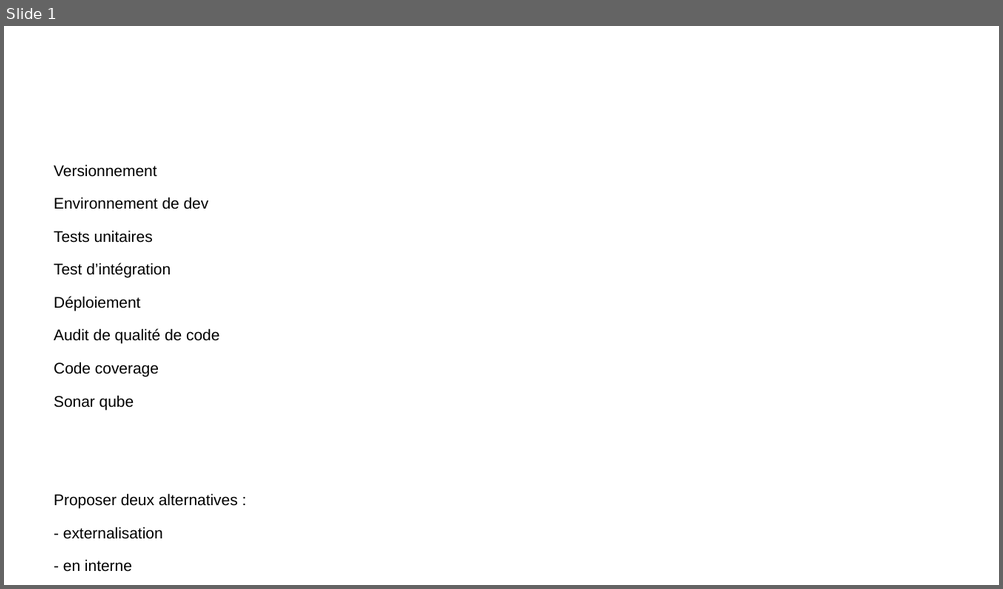
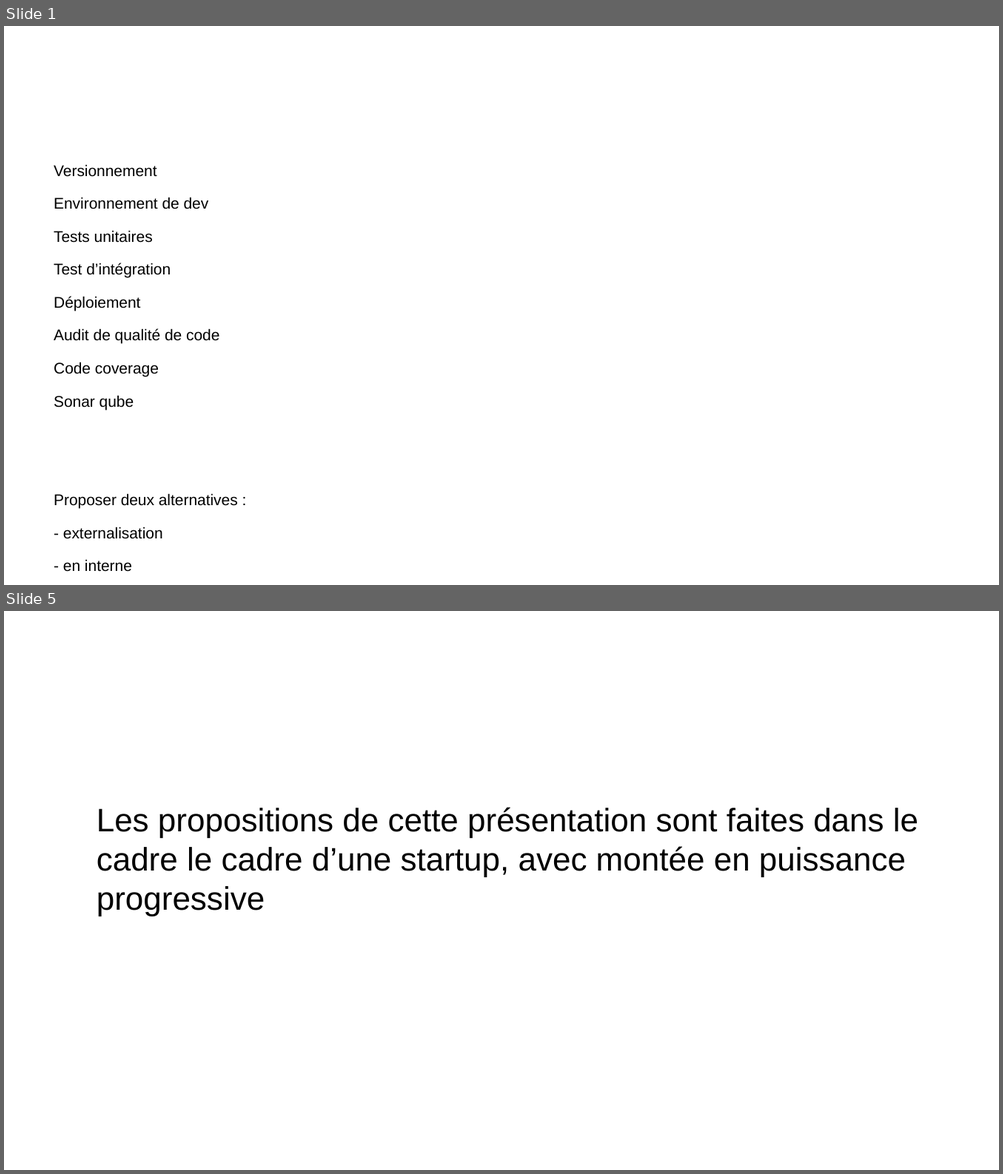
Before and after one commit to remipassmoilesel/ci-cd-plan, a slide deck: ci-cd-plan.odp. Shown one above the other, each under a label of ours: slide 1 before the commit, slides 1 and 5 after it; the slides between them are not shown. The pictures are 1003x589 and 1003x1174 pixels, drawn with LibreOffice and Linux fonts; fonts in the diff are those of the drawing; background and template pictures are left out. Boxes give left, top, right and bottom in pixels: in the first picture for what was removed or moved away, otherwise in the second. Text is boxed around its words. In the diff, an @@ line names an element or a change of style, - is before the commit and + after.

```diff
--- a/ci-cd-plan.odp
+++ b/ci-cd-plan.odp
@@ slide 5 added at [4,611,999,1170], background #FFFFFF @@
@@ title added at [54,632,747,725], 35.7 pt, text #FFFFFF @@
+Propositions
@@ text added at [96,807,918,916], 26 pt, text #000000 @@
+Les propositions de cette présentation sont faites dans le cadre le cadre d’une startup, avec montée en puissance progressive
```
Also in this commit, not shown: 6 slides changed, 8 other slides added.
